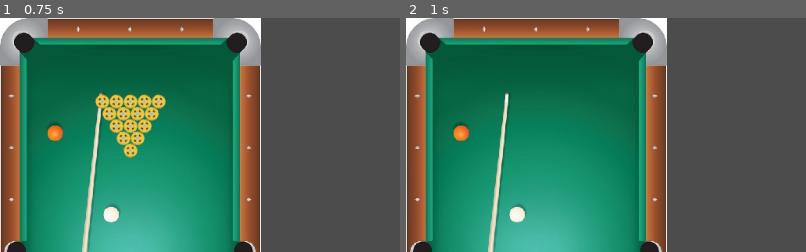
Above: before the commit, frames 1-2 (left to right).
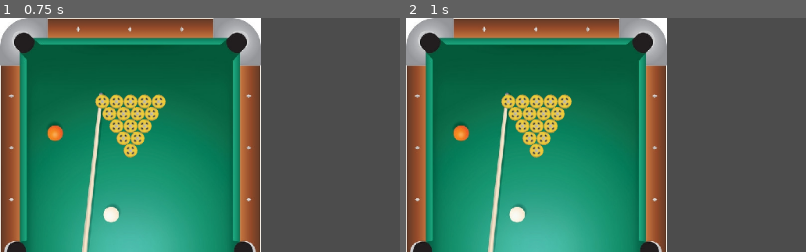
Above: after the commit, the same moments.

Repository: Crystalhail/GMTK2022
Game: Godot game, scene res://MainScene.tscn
Two runs of this game, one before a commit and one after it. Both use one fixed random seed, a clock stepped at 60 frames per second and the inputs below.
Inputs (mouse positions are % of the whole screen's width and height, from its top left):
- Up to frame 1 (0.75 s): tap Enter at 0.5 s; move the mouse to (72, 45) at 0.52 s; click (72, 45) at 0.6 s
- Up to frame 2 (1 s): no input
The pictures show only the part of the screen within x 0-50%, y 0-50%; the shares and areas given below are measured in that part.

Frame 1 is identical in both runs. In frame 2, 2.7% of the frame differs, in the area x 23-42%, y 32-60%.

Commit message:
No more blinking

Diff:
--- a/Game.gd
+++ b/Game.gd
@@ -43,11 +43,9 @@
 	if game_state == State.ROLLING:
 		var still = true
 		for ball in get_tree().get_nodes_in_group("Ball"):
-			ball.visible = !ball.visible
 			if ball.linear_velocity.length_squared()>0.01 or ball.angular_velocity.length_squared()>0.01:
 				still = false
 		if still:
 			for ball in get_tree().get_nodes_in_group("Ball"):
-				ball.visible=true
 				ball.linear_velocity=Vector3.ZERO
 			advance_turn()
